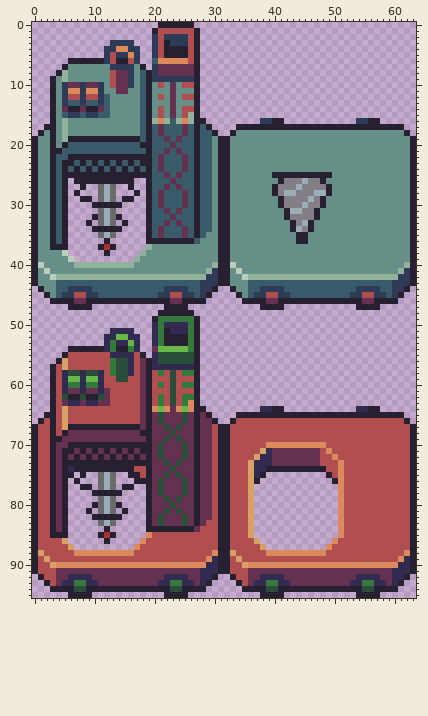
One commit to this pixel-art file: Ressources/Extractor.ase. Above is the file before it was changed.
64x96 pixels, 1 frame.
Once edited:
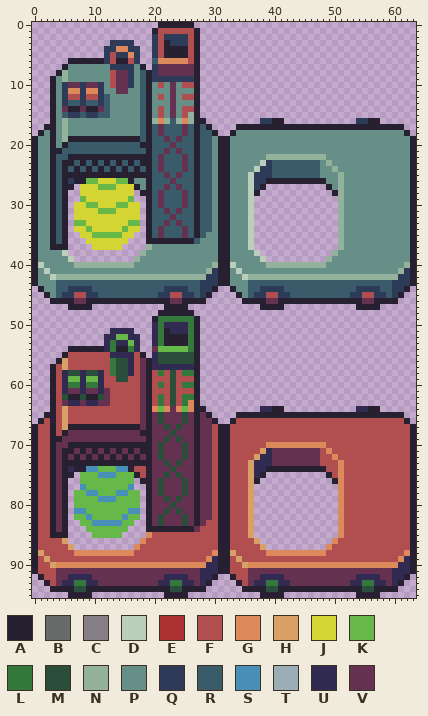
Palette (. is transparent): A #272031  B #696a6a  C #847e87  D #baceba  E #ac3232  F #b04e50  G #dc8a5c  H #d9a066  J #d4d433  K #66b949  L #35783c  M #2a4e3a  N #93b29b  P #658f87  Q #2d3b59  R #3a5b6a  S #4990b9  T #9badb7  U #322b51  V #653151
Diff:
layer "Layer" removed
layer "Layer 1" removed
@@ x 0..63 @@
 21 APPAARRRRRRRRRRRRRRARRVRVRRARRPAAPPPPPPPPPPPPPPPPPPPPPPPPPPPPPPA
-22 APPARRAAAAAAAAAAAAAARVRRRVRARRPAAPPPPPPPPPPPPPPPPPPPPPPPPPPPPPPA
-23 APPARAARARARARARARAARVRRRVRARRPAAPPPPPPPPPPPPPPPPPPPPPPPPPPPPPPA
-24 APPARARARARARARARARARVRRRVRARRPAAPPPPPPPPPPPPPPPPPPPPPPPPPPPPPPA
-25 APPARAAAAAAAAAAAAAAARRVRVRRARRPAAPPPPPPPAAAAAAAAAAPPPPPPPPPPPPPA
-26 APPARA.AAAAAAAAAA..ARRRVRRRARRPAAPPPPPPPPACCCTCCAPPPPPPPPPPPPPPA
-27 APPARA..A..BTB..A..ARRVRVRRARRPAAPPPPPPPACCCTCCCCAPPPPPPPPPPPPPA
-28 APPARA.A...BTB...A.ARVRRRVRARRPAAPPPPPPPACTTCCCTTAPPPPPPPPPPPPPA
-29 APPARA..AA.BTB.AA..ARVRRRVRARRPAAPPPPPPPPACCCCTCAPPPPPPPPPPPPPPA
-30 APPARA....AAAAA....ARVRRRVRARRPAAPPPPPPPPACCCTCCAPPPPPPPPPPPPPPA
-31 APPARA.....BTB.....ARRVRVRRARRPAAPPPPPPPPPATTCCAPPPPPPPPPPPPPPPA
-32 APPARA....ABTBA....ARRRVRRRARRPAAPPPPPPPPPACCCCAPPPPPPPPPPPPPPPA
-33 APPARA...A.BTB.A...ARRVRVRRARRPAAPPPPPPPPPPACTAPPPPPPPPPPPPPPPPA
-34 APPARA....AAAAA....ARVRRRVRARRPAAPPPPPPPPPPATCAPPPPPPPPPPPPPPPPA
-35 APPARA.....BTB.....ARVRRRVRARPPAAPPPPPPPPPPPAAPPPPPPPPPPPPPPPPPA
-36 APPARA......A......AAAAAAAARPPPAAPPPPPPPPPPPAAPPPPPPPPPPPPPPPPPA
-37 APPAAA.....AEA.....NPPPPPPPPPPPAAPPPPPPPPPPPPPPPPPPPPPPPPPPPPPPA
-38 APPPPD......A.....NPPPPPPPPPPPPAAPPPPPPPPPPPPPPPPPPPPPPPPPPPPPPA
-39 APPPPPD..........NPPPPPPPPPPPPPAAPPPPPPPPPPPPPPPPPPPPPPPPPPPPPPA
-40 ADPPPPPNNNNNNNNNNPPPPPPPPPPPPPNAADPPPPPPPPPPPPPPPPPPPPPPPPPPPPNA
+22 APPARRAAAAAAAAAAAAAARVRRRVRARRPAAPPPPPPNNNNNNNNNNPPPPPPPPPPPPPPA
+23 APPARAARARARARARARAARVRRRVRARRPAAPPPPPDQRRRRRRRRPNPPPPPPPPPPPPPA
+24 APPARARARARARARARARARVRRRVRARRPAAPPPPDQQRRRRRRRRPPNPPPPPPPPPPPPA
+25 APPARAAAAAAAAAAAAAAARRVRVRRARRPAAPPPDQQQRRRRRRRRPPPNPPPPPPPPPPPA
+26 APPARAQAAKKJJJKKAPPARRRVRRRARRPAAPPPDQQAAAAAAAAAAPPNPPPPPPPPPPPA
+27 APPARAA.JJJKKKJJJAPARRVRVRRARRPAAPPPDQA..........APNPPPPPPPPPPPA
+28 APPARA..JJJJJJJJJ.AARVRRRVRARRPAAPPPDA............ANPPPPPPPPPPPA
+29 APPARA..KJJJJJJJK..ARVRRRVRARRPAAPPPD..............NPPPPPPPPPPPA
+30 APPARA.JJKKJJJKKJJ.ARVRRRVRARRPAAPPPD..............NPPPPPPPPPPPA
+31 APPARA.JJJJKKKJJJJ.ARRVRVRRARRPAAPPPD..............NPPPPPPPPPPPA
+32 APPARA.JJJJJJJJJJJ.ARRRVRRRARRPAAPPPD..............NPPPPPPPPPPPA
+33 APPARA.KKJJJJJJJKK.ARRVRVRRARRPAAPPPD..............NPPPPPPPPPPPA
+34 APPARA.JJKJJJJJKJJ.ARVRRRVRARRPAAPPPD..............NPPPPPPPPPPPA
+35 APPARA..JJKKKKKJJ..ARVRRRVRARPPAAPPPD..............NPPPPPPPPPPPA
+36 APPARA...JJJJJJJ...AAAAAAAARPPPAAPPPD..............NPPPPPPPPPPPA
+37 APPAAA....JJJJJ....NPPPPPPPPPPPAAPPPD..............NPPPPPPPPPPPA
+38 APPPPD............NPPPPPPPPPPPPAAPPPPD............NPPPPPPPPPPPPA
+39 APPPPPD..........NPPPPPPPPPPPPPAAPPPPPD..........NPPPPPPPPPPPPPA
+40 ADPPPPPNNNNNNNNNNPPPPPPPPPPPPPNAADPPPPPNNNNNNNNNNPPPPPPPPPPPPPNA
 41 APDPPPPPPPPPPPPPPPPPPPPPPPPPPNQAAPDPPPPPPPPPPPPPPPPPPPPPPPPPPNQA
@@ x 5..19 @@
 73 AAAAAAAAAAAAAAA
-74 AUAAAAAAAAAAFFA
-75 AA.A..BTB..AAFA
-76 A.A...BTB...AAA
-77 A..AA.BTB.AA..A
-78 A....AAAAA....A
-79 A.....BTB.....A
-80 A....ABTBA....A
-81 A...A.BTB.A...A
-82 A....AAAAA....A
-83 A.....BTB.....A
-84 A......A......A
-85 A.....AEA.....G
-86 H......A.....GF
+74 AUAASSKKKSSAFFA
+75 AA.KKKSSSKKKAFA
+76 A..KKKKKKKKK.AA
+77 A..SKKKKKKKS..A
+78 A.KKSSKKKSSKK.A
+79 A.KKKKSSSKKKK.A
+80 A.KKKKKKKKKKK.A
+81 A.SSKKKKKKKSS.A
+82 A.KKSKKKKKSKK.A
+83 A..KKSSSSSKK..A
+84 A...KKKKKKK...A
+85 A....KKKKK....G
+86 H............GF
 87 FH..........GFF
